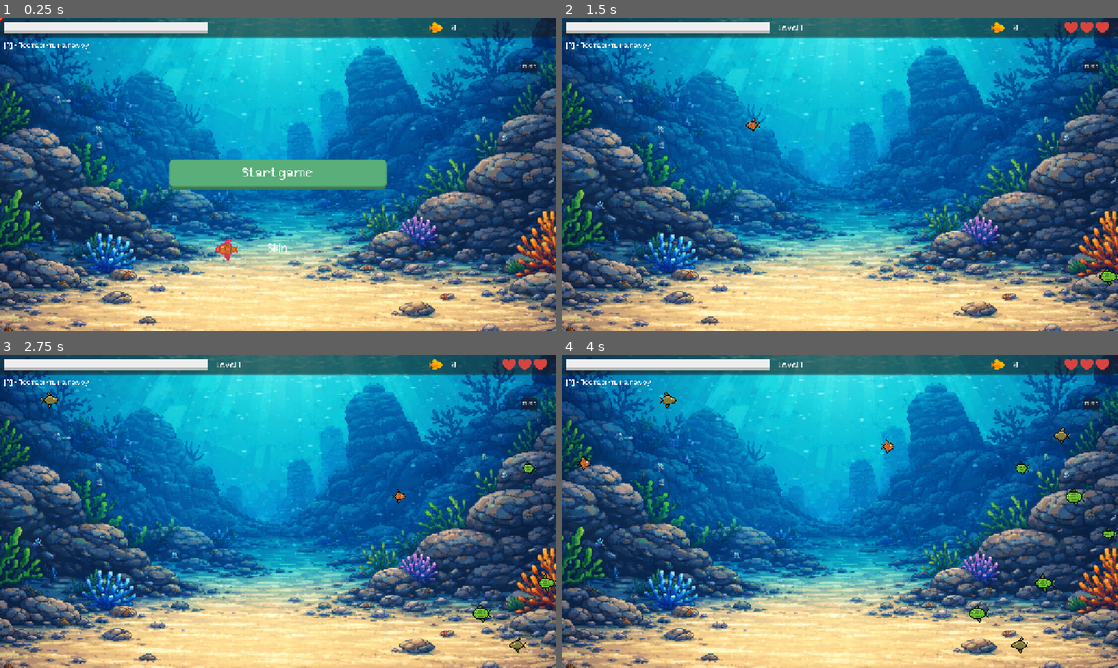
Above: before the commit, frames 1-4 (two rows, left to right).
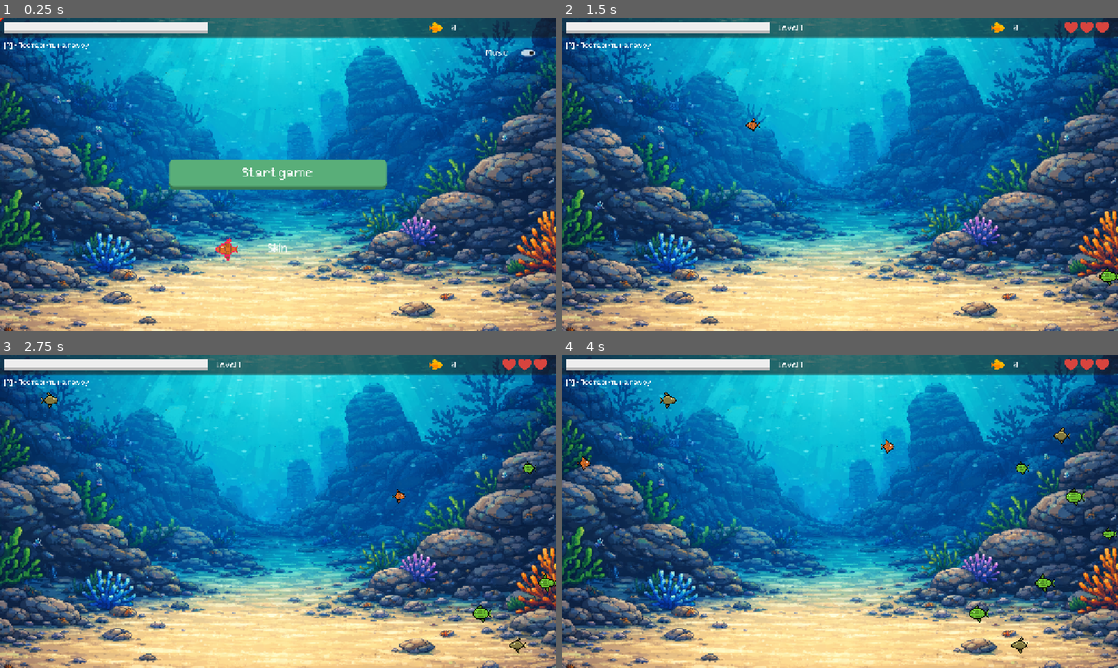
Above: after the commit, the same moments.

Repository: kotofeyy/BecomeBigFish-game
Game: Godot game, scene res://scenes/main.tscn
The game is run twice, just before and just after one commit, with the same random seed, the same clock (stepped at 60 frames per second) and the same inputs.
Inputs (mouse positions are in pixels of both pictures, inside the frame that each line leads up to):
- Up to frame 1 (0.25 s): no input
- Up to frame 2 (1.5 s): click "MUSIC" (after the commit: "Music") at 0.5 s; click "Start game" at 1.25 s
- Up to frame 3 (2.75 s): move the mouse to (400, 495) at 2.02 s; press the mouse at (400, 495) at 2.03 s
- Up to frame 4 (4 s): move the mouse to (728, 527) at 2.77 s; release the mouse at (728, 527) at 2.78 s; click (728, 527) at 2.85 s; move the mouse to (895, 442) at 3.52 s; press the mouse at (895, 442) at 3.53 s

The runs differ from the first frame. In frame 1, 0.2% of the frame differs, in the area x 87-97%, y 10-18%; in frame 2, 0.1%; in frame 3, 0.1%; in frame 4, 0.1%.
Error before the commit: Invalid access to property or key 'platform' on a base object of type 'Nil'. (res://code/main.gd:61)
Error after the commit: Invalid access to property or key 'platform' on a base object of type 'Nil'. (res://code/main.gd:62)

Commit message:
кнопка переключения музыки и перевод для нее

Diff:
--- a/code/main.gd
+++ b/code/main.gd
@@ -28,6 +28,7 @@
 @onready var skin_button: Button = $CanvasLayer/SkinButton
 @onready var end_game_panel: EndGamePanel = $CanvasLayer/EndGamePanel
 @onready var shop_panel: ShopPanel = $CanvasLayer/ShopPanel
+@onready var music_button: CheckButton = $CanvasLayer/MusicButton
 
 @onready var big_fish: BigFish = $BigFish
 
@@ -91,6 +92,7 @@
 func start_game() -> void:
 	get_tree().paused = false
 	skin_button.visible = false
+	music_button.visible = false
 	# здесь подтянуть с сервера
 	get_data()
 	score = 0
@@ -315,6 +317,7 @@
 	scores_label.text = "0"
 	progress_bar.value = 0
 	game_is_started = false
+	music_button.visible = true
 	clear_fishes()
 	big_fish.stop_swim()
 	end_game_panel.score = score
@@ -390,10 +393,6 @@
 		available_skins = 1
 
 
-func _on_music_button_pressed() -> void:
-	audio_main_theme.playing = !audio_main_theme.playing
-
-
 func _on_interstitial_state_changed(state) -> void:
 	if state == "opened":
 		audio_main_theme.stop()
@@ -406,3 +405,7 @@
 		audio_main_theme.stop()
 	if state == "visible":
 		audio_main_theme.play()
+
+
+func _on_music_button_toggled(toggled_on: bool) -> void:
+	audio_main_theme.playing = toggled_on
--- a/code/play_pause.gd
+++ b/code/play_pause.gd
@@ -1,6 +1,7 @@
 extends Node
 
 @onready var pause_play_rect: TextureRect = $"../CanvasLayer/PausePlayRect"
+@onready var music_button: CheckButton = $"../CanvasLayer/MusicButton"
 
 const PAUSE = preload("uid://btl0jyqibtmtu")
 
@@ -13,7 +14,9 @@
 			pause_play_rect.texture = PAUSE
 			pause_play_rect.visible = true
 			Input.mouse_mode = Input.MOUSE_MODE_VISIBLE
+			music_button.visible = true
 
 		else:
 			pause_play_rect.visible = false
 			Input.mouse_mode = Input.MOUSE_MODE_HIDDEN
+			music_button.visible = false
--- a/scenes/main.tscn
+++ b/scenes/main.tscn
@@ -168,6 +168,7 @@
 
 [node name="AudioMainTheme" type="AudioStreamPlayer" parent="." unique_id=660886390]
 stream = ExtResource("7_0ld40")
+volume_db = -10.0
 autoplay = true
 
 [node name="CanvasLayer" type="CanvasLayer" parent="." unique_id=953804463]
@@ -349,16 +350,19 @@
 [node name="ShopPanel" parent="CanvasLayer" unique_id=1305449297 instance=ExtResource("11_jbj1t")]
 visible = false
 
-[node name="MusicButton" type="Button" parent="CanvasLayer" unique_id=528576632]
+[node name="MusicButton" type="CheckButton" parent="CanvasLayer" unique_id=1132183054]
+process_mode = 3
 anchors_preset = 1
 anchor_left = 1.0
 anchor_right = 1.0
-offset_left = -80.0
-offset_top = 100.0
+offset_left = -167.0
+offset_top = 60.0
 offset_right = -42.0
-offset_bottom = 125.0
+offset_bottom = 101.00001
 grow_horizontal = 0
-text = "MUSIC"
+theme_override_font_sizes/font_size = 30
+button_pressed = true
+text = "KEY_MUSIC"
 
 [node name="AnimatedSpriteEat" type="AnimatedSprite2D" parent="." unique_id=1729697139]
 scale = Vector2(2, 2)
@@ -436,6 +440,6 @@
 [connection signal="area_entered" from="Player/Area2D" to="." method="_on_area_2d_area_entered"]
 [connection signal="pressed" from="CanvasLayer/StartGameButton" to="." method="_on_start_game_button_pressed"]
 [connection signal="pressed" from="CanvasLayer/SkinButton" to="." method="_on_skin_button_pressed"]
-[connection signal="pressed" from="CanvasLayer/MusicButton" to="." method="_on_music_button_pressed"]
+[connection signal="toggled" from="CanvasLayer/MusicButton" to="." method="_on_music_button_toggled"]
 [connection signal="timeout" from="TimerForShield" to="." method="_on_timer_for_shield_timeout"]
 [connection signal="timeout" from="TimerForHeart" to="." method="_on_timer_for_heart_timeout"]
--- a/translation.csv
+++ b/translation.csv
@@ -9,3 +9,4 @@
 KEY_SCORE,Scores,Очки
 KEY_SKIN,Skin,Внешность
 KEY_AVAILABLE,Available,Доступен
+KEY_MUSIC,Music,Музыка
Not shown, changed: translation.csv.import
